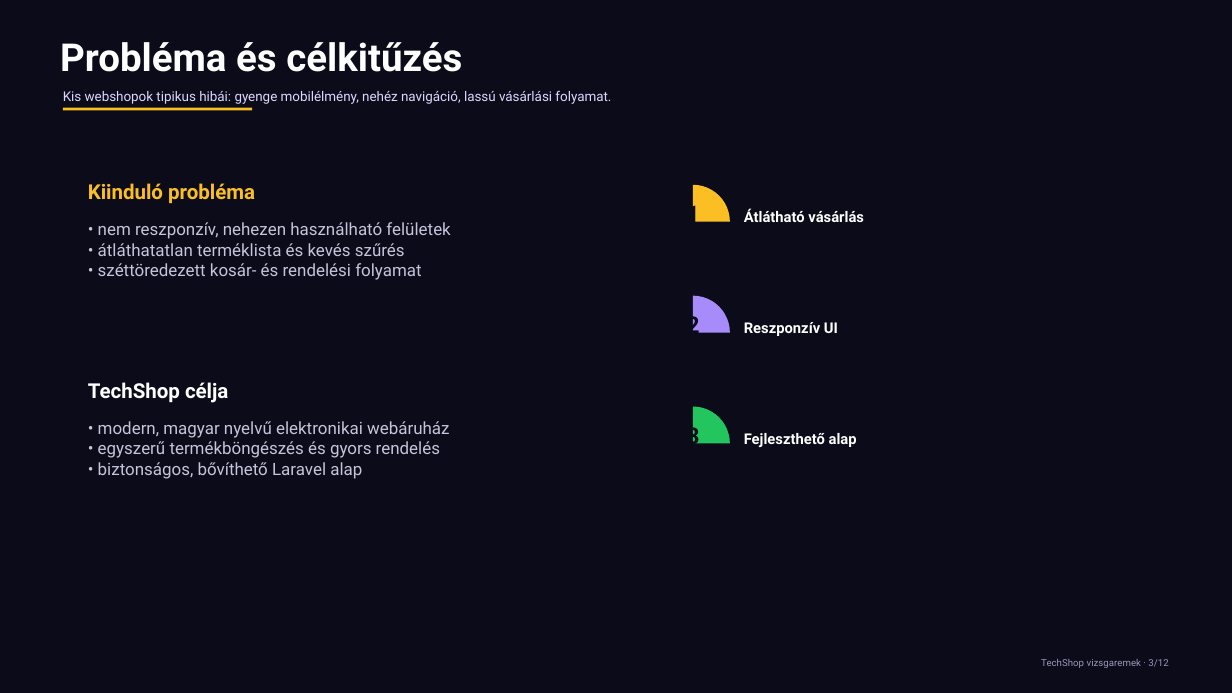
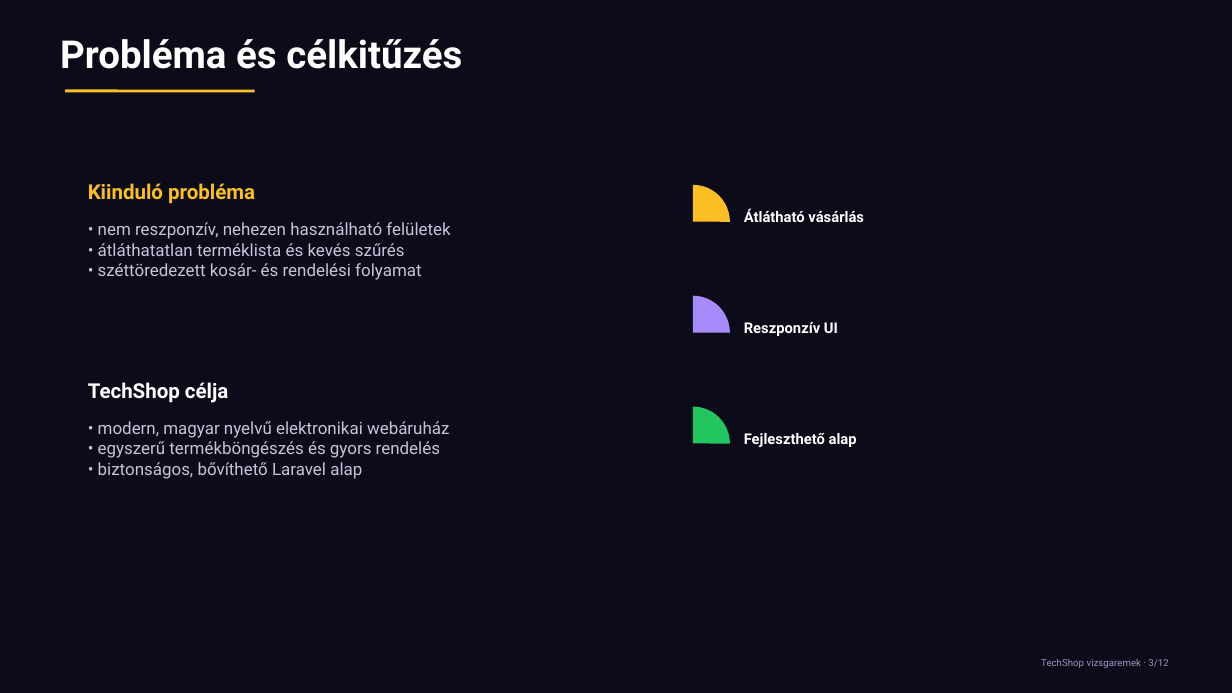
Before and after one commit to Ar3sz20/TechShop, a slide deck: slide 3 of TechShop_prezentacio.pptx. Drawn at 1232x693 pixels with LibreOffice and Linux fonts; fonts in the diff are those of the drawing; background and template pictures are left out. Boxes give left, top, right and bottom in pixels: in the first picture for what was removed or moved away, otherwise in the second. Text is boxed around its words. In the diff, an @@ line names an element or a change of style, - is before the commit and + after.

```diff
--- a/TechShop_prezentacio.pptx
+++ b/TechShop_prezentacio.pptx
@@ text "Probléma és célkitűzés" at (60,39,462,69): line spacing 1 to 0.9 @@
@@ text removed at (63,91,611,104) @@
-Kis webshopok tipikus hibái: gyenge mobilélmény, nehéz navigáció, lassú vásárlási folyamat.
@@ line moved from (63, 109) - (252, 109) to (66, 91) - (255, 91) @@
@@ text removed at (686,202,699,222) @@
-1
@@ text removed at (686,312,699,333) @@
-2
@@ proportions changed in 3 elements at (656,185,730,259), (656,296,730,370), (656,407,730,481) @@
@@ text removed at (686,423,699,444) @@
-3
```
Also in this commit, not shown: 10 other slides changed.
